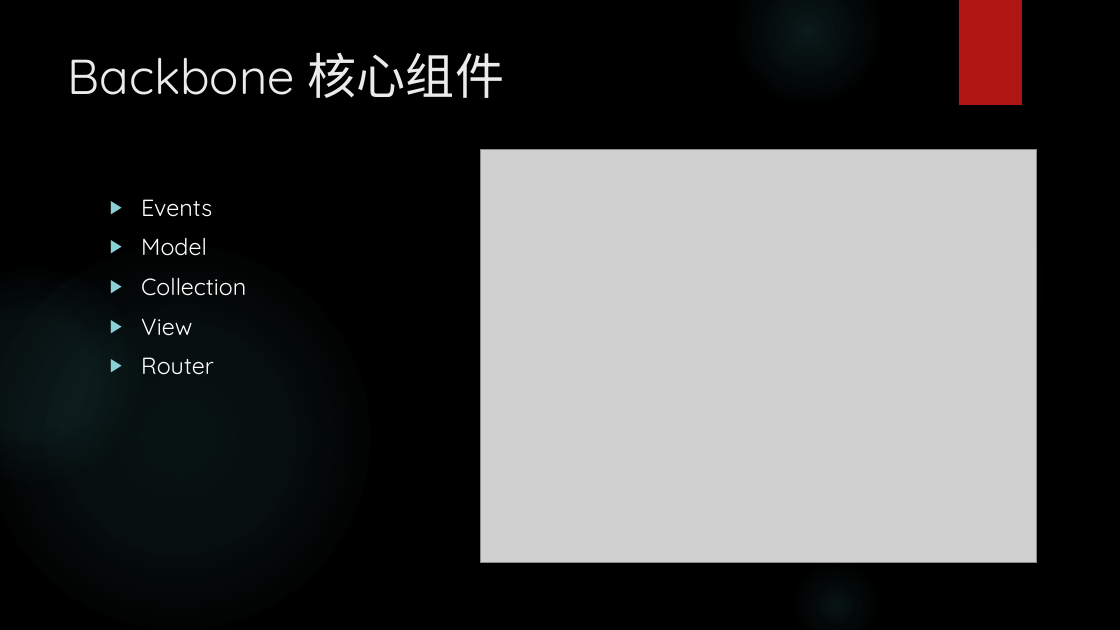
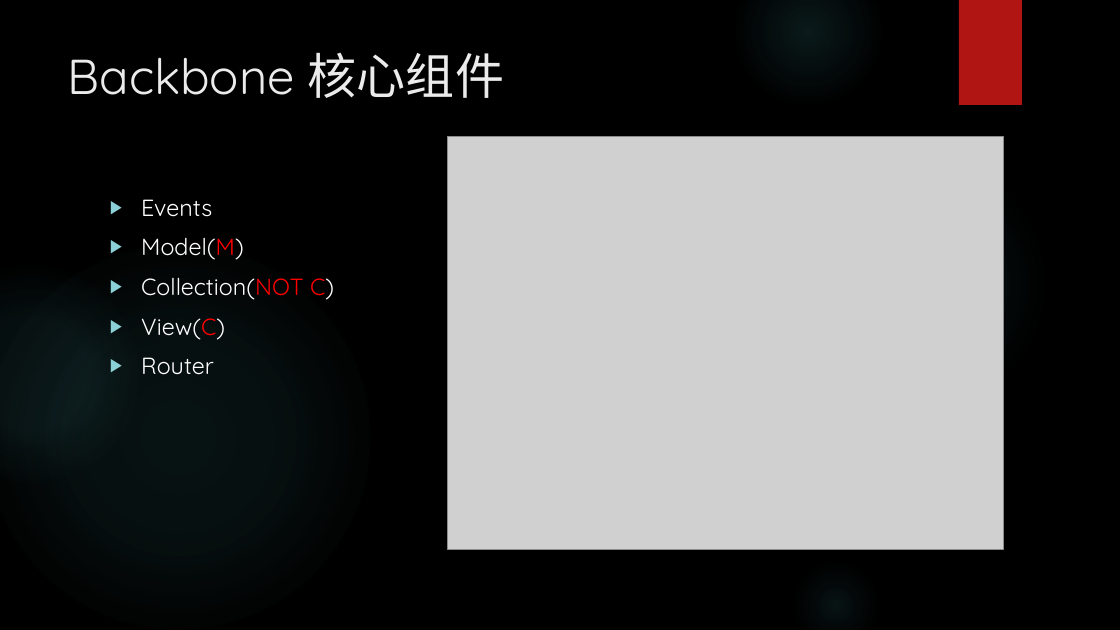
Before and after one commit to erichua23/prj, a slide deck: slide 29 of jsmvc/docs/Frontend MVC(EricHua).pptx (slide 24 before the commit). Drawn at 1120x630 pixels with LibreOffice and Linux fonts; fonts in the diff are those of the drawing; grey boxes stand for pictures; background and template pictures are left out. Boxes give left, top, right and bottom in pixels: in the first picture for what was removed or moved away, otherwise in the second. Text is boxed around its words. In the diff, an @@ line names an element or a change of style, - is before the commit and + after.

```diff
--- a/jsmvc/docs/Frontend MVC(EricHua).pptx
+++ b/jsmvc/docs/Frontend MVC(EricHua).pptx
@@ picture: place and size @@
-picture at [481, 150, 1036, 562]
+picture at [448, 136, 1003, 549]
@@ text at [141, 238, 334, 340]: text changed @@
-▶ Model
-▶ Collection
-▶ View
+▶ Model(M)
+▶ Collection(NOT C)
+▶ View(C)
```
Also in this commit, not shown: 18 other slides changed, 29 slides added, 19 slides removed.
